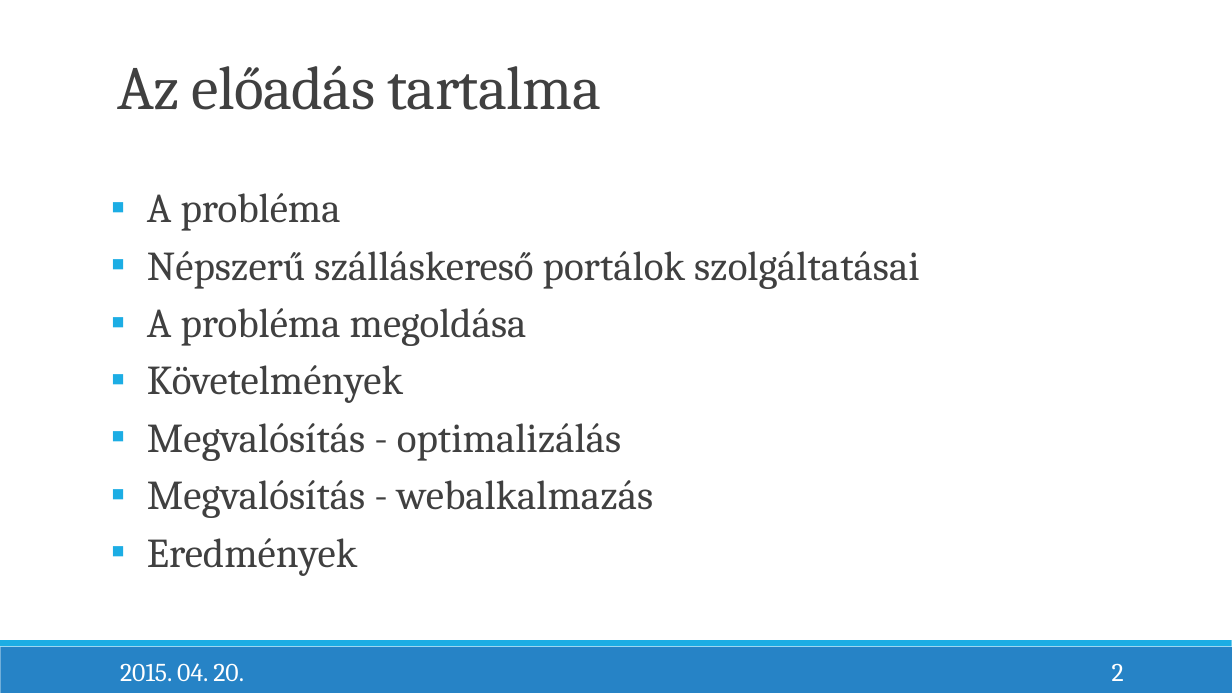
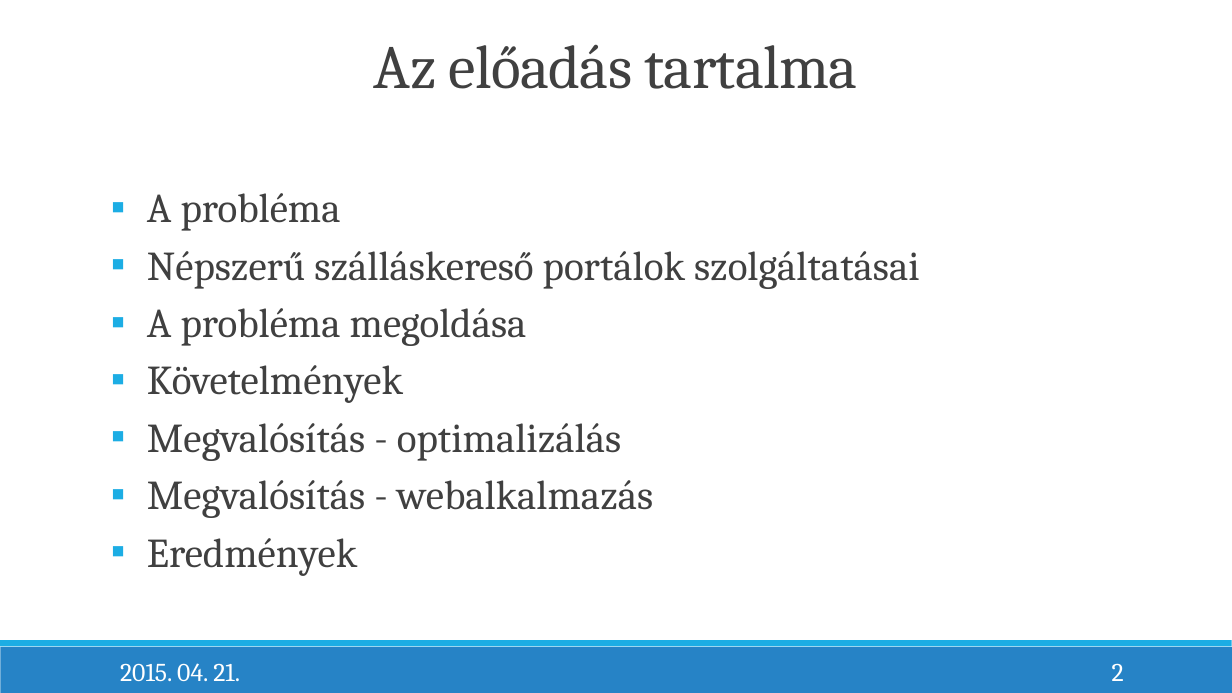
Before and after one commit to bearlysophisticated/thesis, a slide deck: slide 2 of Presentation/RozsenichBalázs_SzakdolgozatVédésPrezentáció.pptx. Drawn at 1232x693 pixels with LibreOffice and Linux fonts; fonts in the diff are those of the drawing. Boxes give left, top, right and bottom in pixels: in the first picture for what was removed or moved away, otherwise in the second. Text is boxed around its words. In the diff, an @@ line names an element or a change of style, - is before the commit and + after.

```diff
--- a/Presentation/RozsenichBalázs_SzakdolgozatVédésPrezentáció.pptx
+++ b/Presentation/RozsenichBalázs_SzakdolgozatVédésPrezentáció.pptx
@@ title "Az előadás tartalma": place and size @@
-title "Az előadás tartalma" at (117,65,601,110)
+title "Az előadás tartalma" at (374,44,857,89)
@@ title "Az előadás tartalma" at (374,44,857,89): alignment left to centre @@
@@ text at (120,663,240,681): text changed @@
-2015. 04. 20.
+2015. 04. 21.
```
Also in this commit, not shown: 9 other slides changed, 2 slides added, 22 other files.
